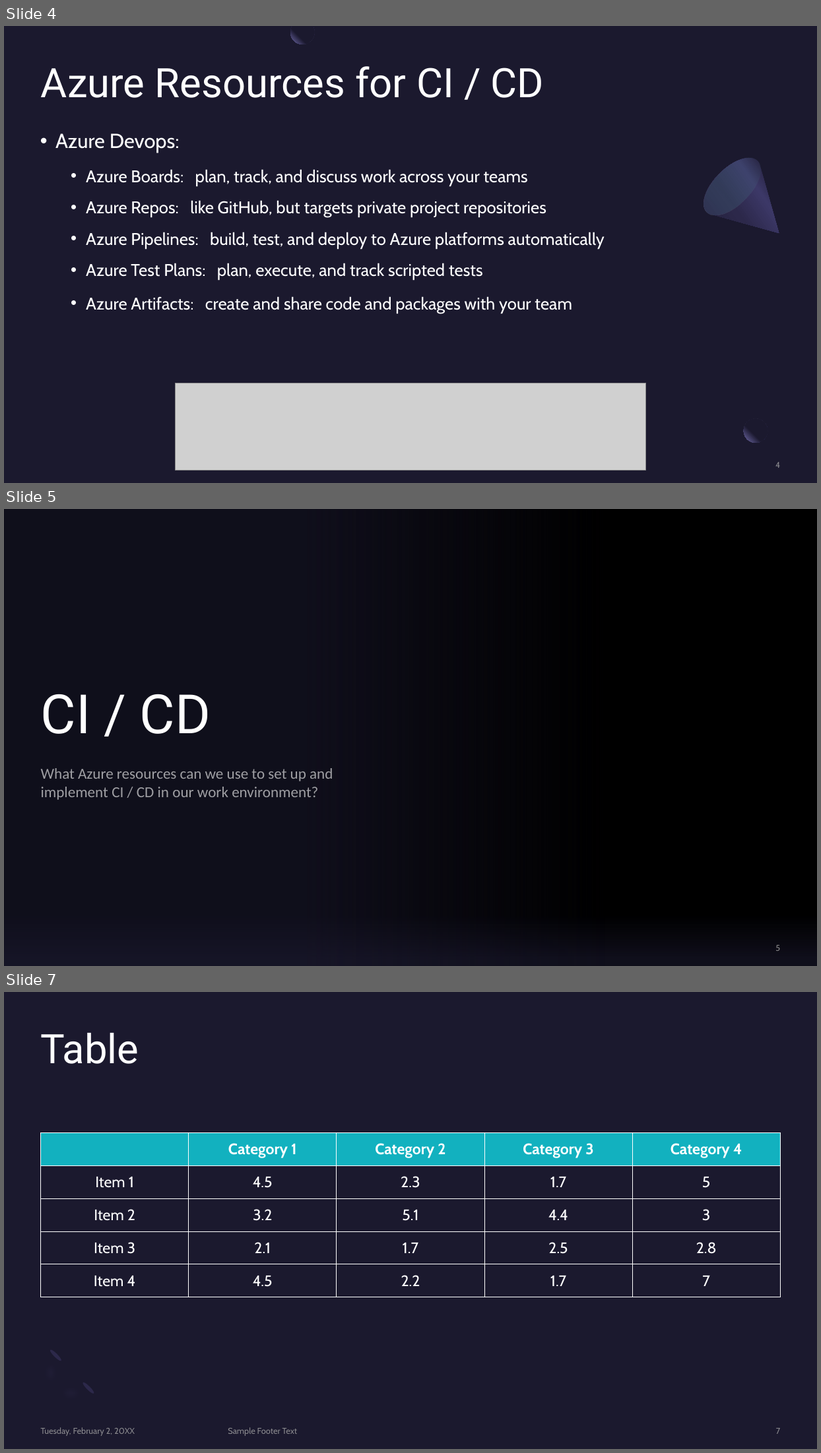
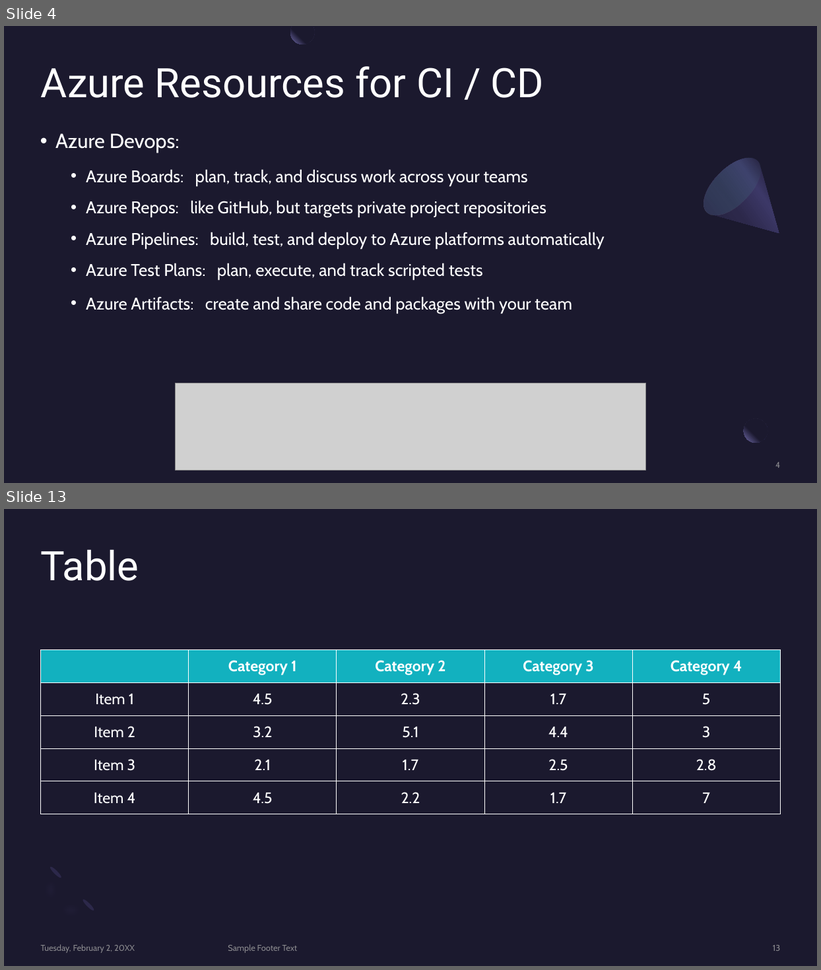
Before and after one commit to BrianChen0527/postgreSQL, a slide deck: MSFT_Azure/Microsoft Azure.pptx. Shown one above the other, each under a label of ours: slides 4, 5 and 7 before the commit, slides 4 and 13 after it; the slides between them are not shown. The pictures are 821x1453 and 821x970 pixels, drawn with LibreOffice and Linux fonts; fonts in the diff are those of the drawing; grey boxes stand for pictures; background and template pictures are left out. Boxes give left, top, right and bottom in pixels: in the first picture for what was removed or moved away, otherwise in the second. Text is boxed around its words. In the diff, an @@ line names an element or a change of style, - is before the commit and + after.

Commit message:
working on Azure presentation

```diff
--- a/MSFT_Azure/Microsoft Azure.pptx
+++ b/MSFT_Azure/Microsoft Azure.pptx
@@ slide 5 removed at box(4, 509, 817, 966), background picture (left out) @@
@@ rectangle removed at box(4, 509, 604, 966) @@
@@ title removed at box(41, 694, 211, 734) @@
-CI / CD
@@ subtitle removed at box(41, 768, 333, 800) @@
-What Azure resources can we use to set up and implement CI / CD in our work environment?
@@ rectangle removed at box(4, 894, 817, 966) @@
@@ page number removed at box(776, 945, 780, 951) @@
-5
@@ what was slide 7 is now slide 13 @@
@@ page number at box(773, 945, 781, 951): text changed @@
-7
+13
```
Also in this commit, not shown: 8 slides added, 1 other slide removed, 1 other file.
